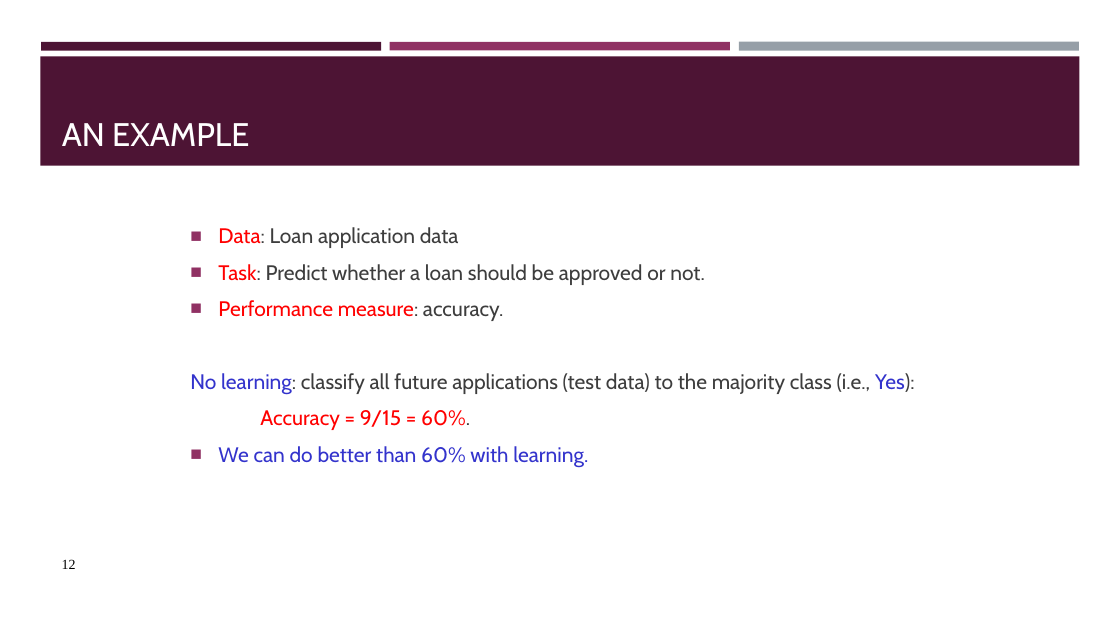
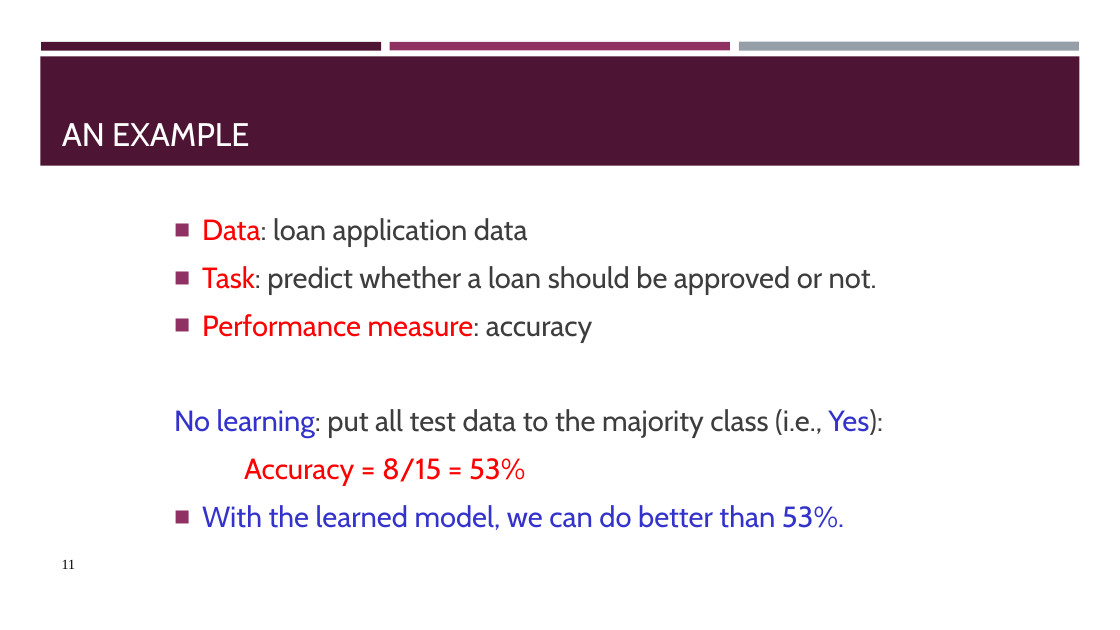
Before and after one commit to BeiyuLinCS/beiyulin.github.io, a slide deck: slide 11 of teach/spring_21/behavior_modeling/week6_supervised.pptx (slide 12 before the commit). Drawn at 1120x630 pixels with LibreOffice and Linux fonts; fonts in the diff are those of the drawing. Boxes give left, top, right and bottom in pixels: in the first picture for what was removed or moved away, otherwise in the second. Text is boxed around its words. In the diff, an @@ line names an element or a change of style, - is before the commit and + after.

```diff
--- a/teach/spring_21/behavior_modeling/week6_supervised.pptx
+++ b/teach/spring_21/behavior_modeling/week6_supervised.pptx
@@ text at bbox=[174, 218, 883, 530]: text changed; size 18 to 25 pt @@
-■ Data: Loan application data
-■ Task: Predict whether a loan should be approved or not.
-■ Performance measure: accuracy.
-No learning: classify all future applications (test data) to the majority class (i.e., Yes):
-Accuracy = 9/15 = 60%.
-■ We can do better than 60% with learning.
+■ Data: loan application data
+■ Task: predict whether a loan should be approved or not.
+■ Performance measure: accuracy
+No learning: put all test data to the majority class (i.e., Yes):
+Accuracy = 8/15 = 53%
+■ With the learned model, we can do better than 53%.
@@ page number at bbox=[62, 560, 75, 569]: text changed @@
-12
+11
```
Also in this commit, not shown: 25 other slides changed, 1 slide added, 31 slides removed, 4 other files.
